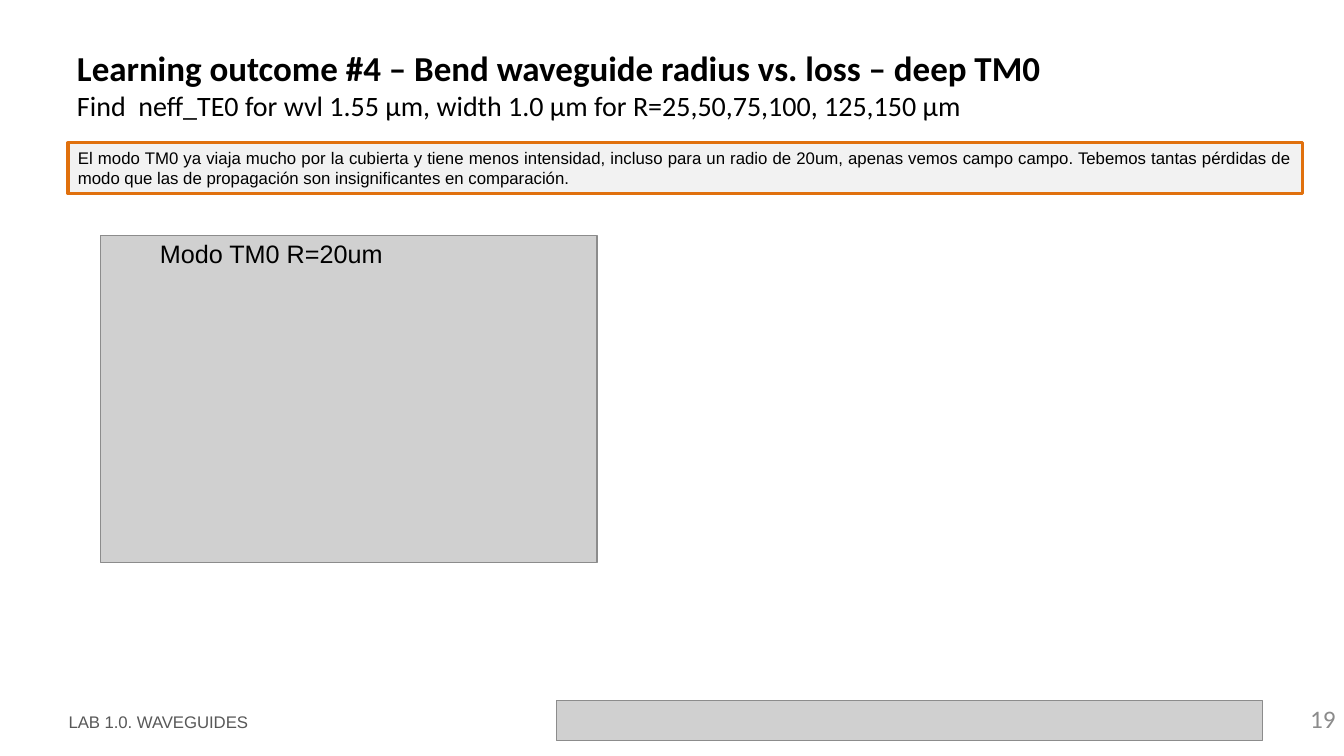
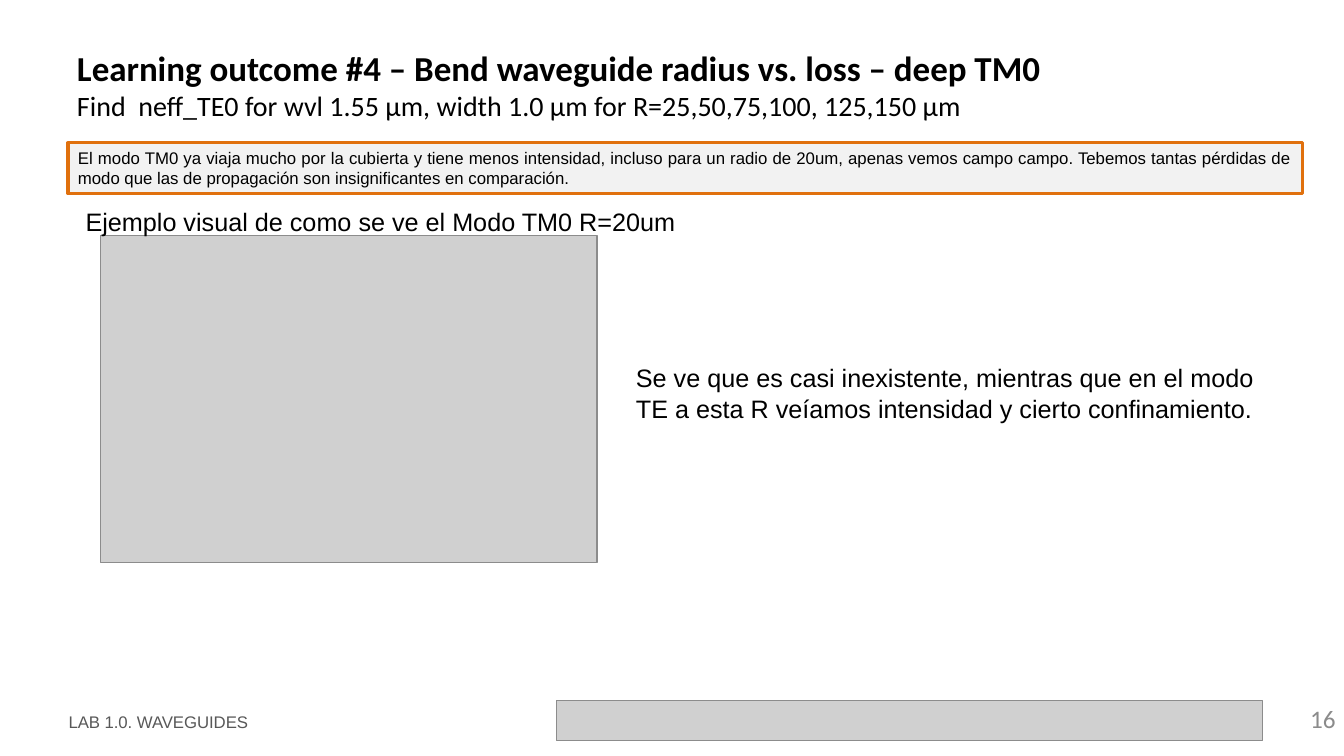
Before and after one commit to RobertoFernandezSevilla/pic-upv-lab1, a slide deck: slide 16 of LabBook_10.pptx (slide 19 before the commit). Drawn at 1344x756 pixels with LibreOffice and Linux fonts; fonts in the diff are those of the drawing; grey boxes stand for pictures; background and template pictures are left out. Boxes give left, top, right and bottom in pixels: in the first picture for what was removed or moved away, otherwise in the second. Text is boxed around its words. In the diff, an @@ line names an element or a change of style, - is before the commit and + after.

```diff
--- a/LabBook_10.pptx
+++ b/LabBook_10.pptx
@@ text at (86, 212, 675, 237): text changed @@
-Modo TM0 R=20um
+Ejemplo visual de como se ve el Modo TM0 R=20um
@@ text added at (636, 368, 1253, 423), 18 pt, text #000000 @@
+Se ve que es casi inexistente, mientras que en el modo TE a esta R veíamos intensidad y cierto confinamiento.
@@ page number at (1310, 711, 1336, 728): text changed @@
-19
+16
```
Also in this commit, not shown: 9 other slides changed, 4 slides removed, 1 other file.
